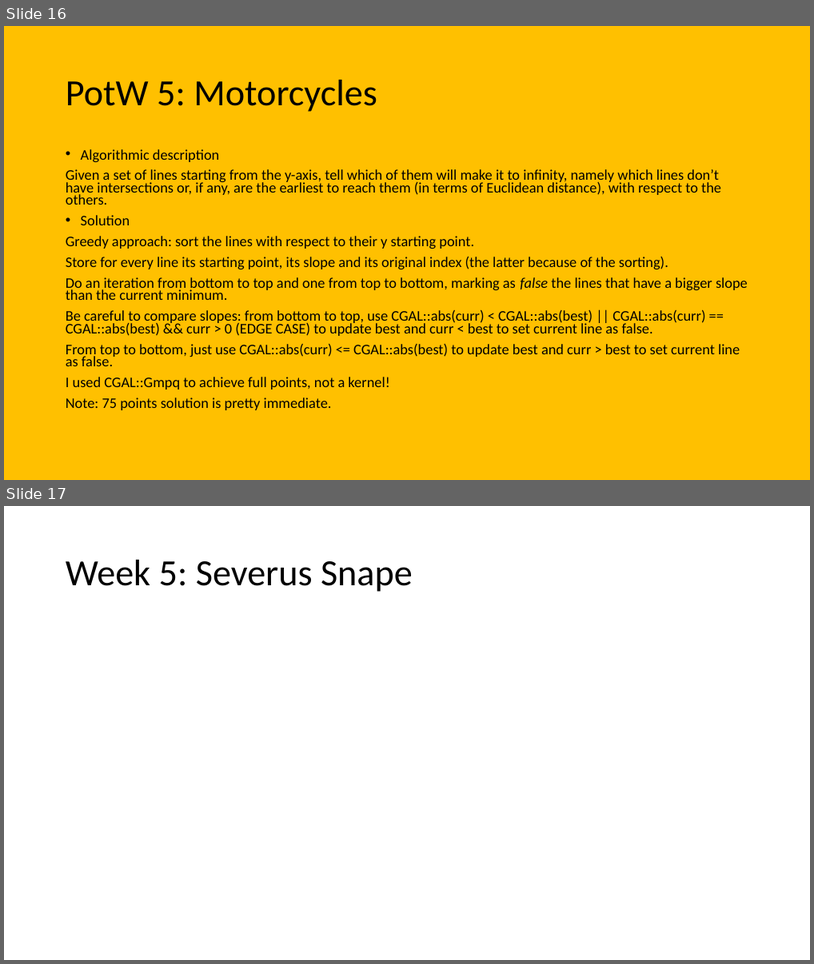
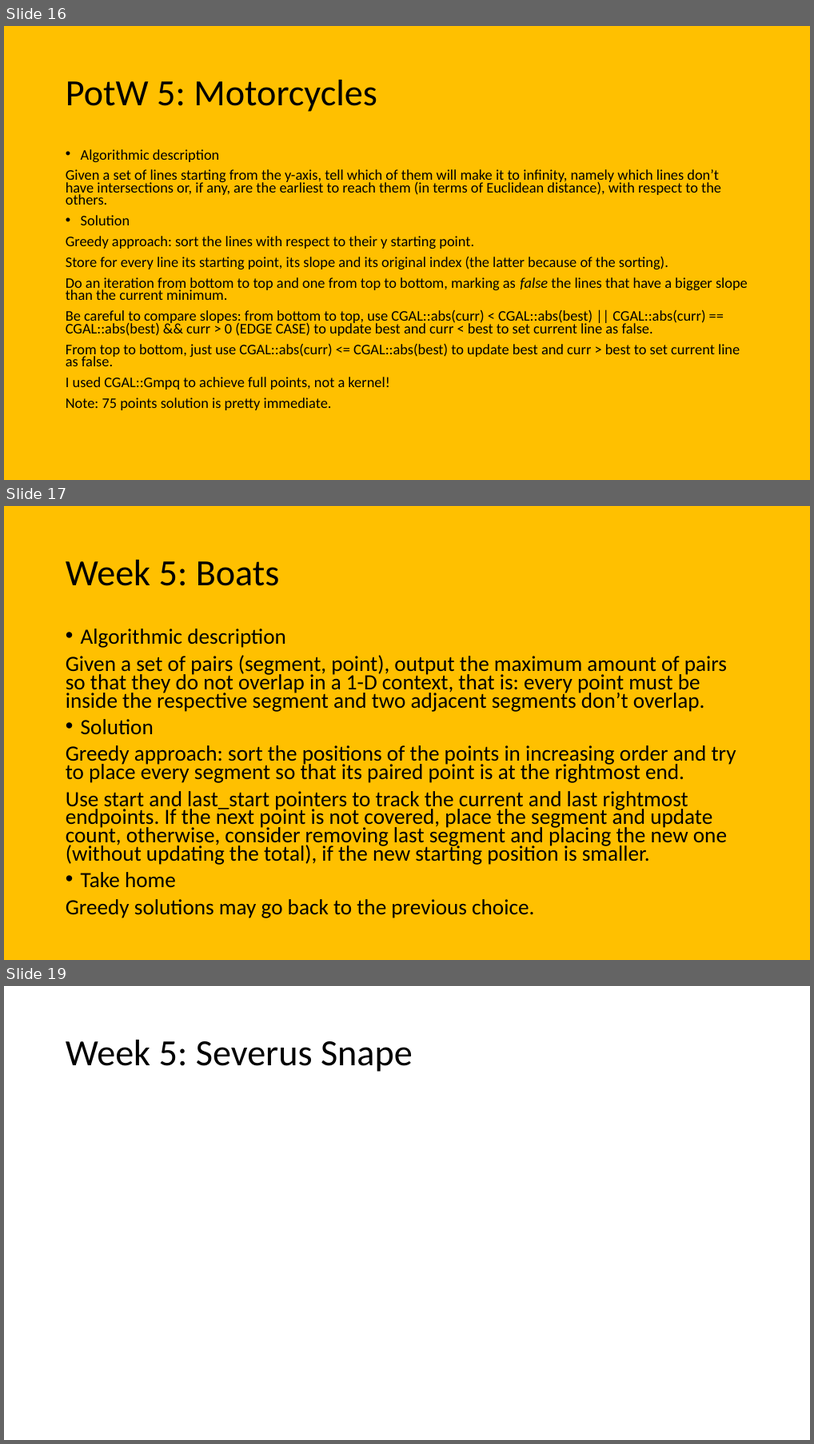
Before and after one commit to giacomocamposampiero/algolab, a slide deck: Recap.pptx. Shown one above the other, each under a label of ours: slides 16 and 17 before the commit, slides 16, 17 and 19 after it; the slides between them are not shown. The pictures are 814x964 and 814x1444 pixels, drawn with LibreOffice and Linux fonts; fonts in the diff are those of the drawing; grey boxes stand for pictures. Boxes give left, top, right and bottom in pixels: in the first picture for what was removed or moved away, otherwise in the second. Text is boxed around its words. In the diff, an @@ line names an element or a change of style, - is before the commit and + after.

```diff
--- a/Recap.pptx
+++ b/Recap.pptx
@@ slide 17 added at bbox=[4, 506, 810, 960], background #FFC000 @@
@@ title added at bbox=[66, 560, 280, 586], 44 pt, text #000000 @@
+Week 5: Boats
@@ text added at bbox=[66, 628, 737, 918], 25.9 pt, text #000000 @@
+• Algorithmic description
+Given a set of pairs (segment, point), output the maximum amount of pairs so that they do not overlap in a 1-D context, that is: every point must be inside the respective segment and two adjacent segments don’t overlap.
+• Solution
+Greedy approach: sort the positions of the points in increasing order and try to place every segment so that its paired point is at the rightmost end.
+Use start and last_start pointers to track the current and last rightmost endpoints. If the next point is not covered, place the segment and update count, otherwise, consider removing last segment and placing the new one (without updating the total), if the new starting position is smaller.
+• Take home
+Greedy solutions may go back to the previous choice.
@@ what was slide 17 is now slide 19 @@
```
Also in this commit, not shown: 3 other slides added.
